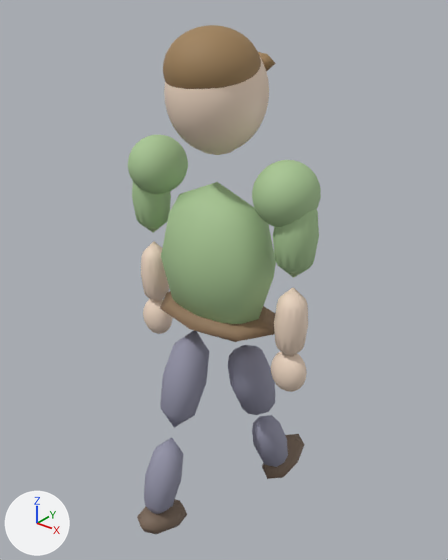
The glTF model models/npc_child.glb: old version first, new version second.
Before and after are seen from a camera (50 mm lens) standing at (0.87, -1.064, 1.424) and looking at (-0.024, 0.053, 0.731). Lighting does not change. The marker at lower left points along +X, +Y and +Z. The picture after the commit comes second. Where no turn or scale is listed for an object, it has been applied to the vertices.

The first picture shows 'ArmL', 'ArmR', 'Body', 'LegL', 'LegR'.
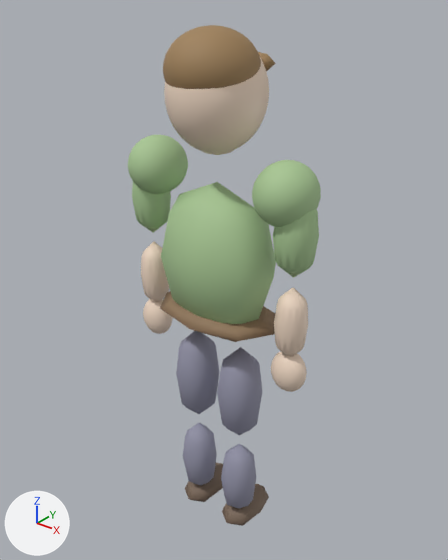
Pixel boxes [x1, y1, x2, y2] of what changed, in the pictures (448 x 560 px):
'LegR', turned
    before: [137, 331, 209, 534]
    after: [176, 331, 223, 502]
'LegL', turned
    before: [228, 345, 304, 479]
    after: [217, 347, 269, 526]

The change, as a diff of the scene's bpy script:
```diff
--- a/models/npc_child.glb.py
+++ b/models/npc_child.glb.py
@@ ob_legl @@
 ob_legl.location = (0.072, 0.0, 0.605)
-ob_legl.rotation_euler = (0.349, 0.0, 0.0)  # degrees (20, 0, 0)
@@ ob_legr @@
 ob_legr.location = (-0.072, 0.0, 0.605)
-ob_legr.rotation_euler = (-0.349, 0.0, 0.0)  # degrees (-20, 0, 0)
```
